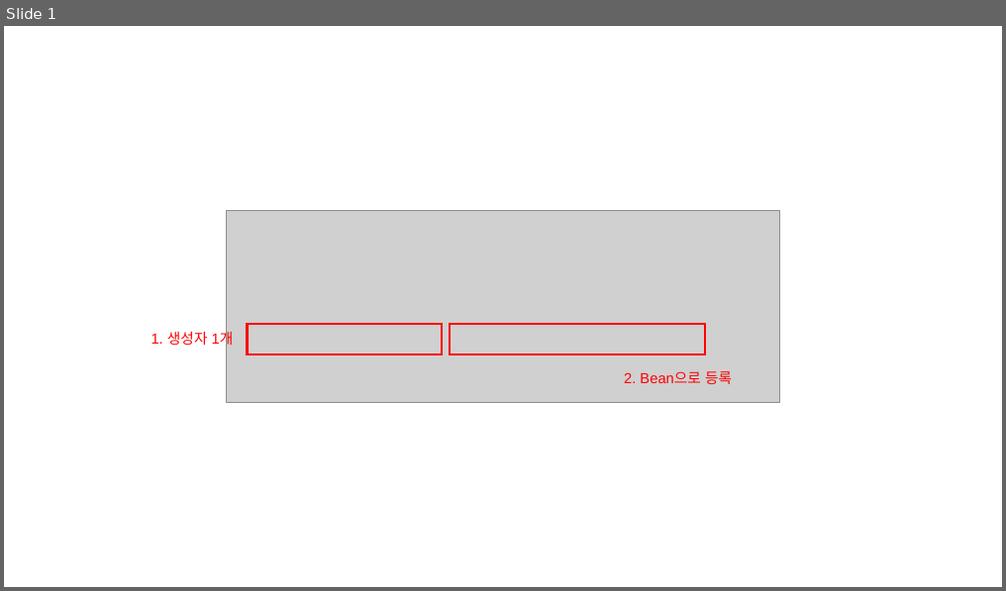
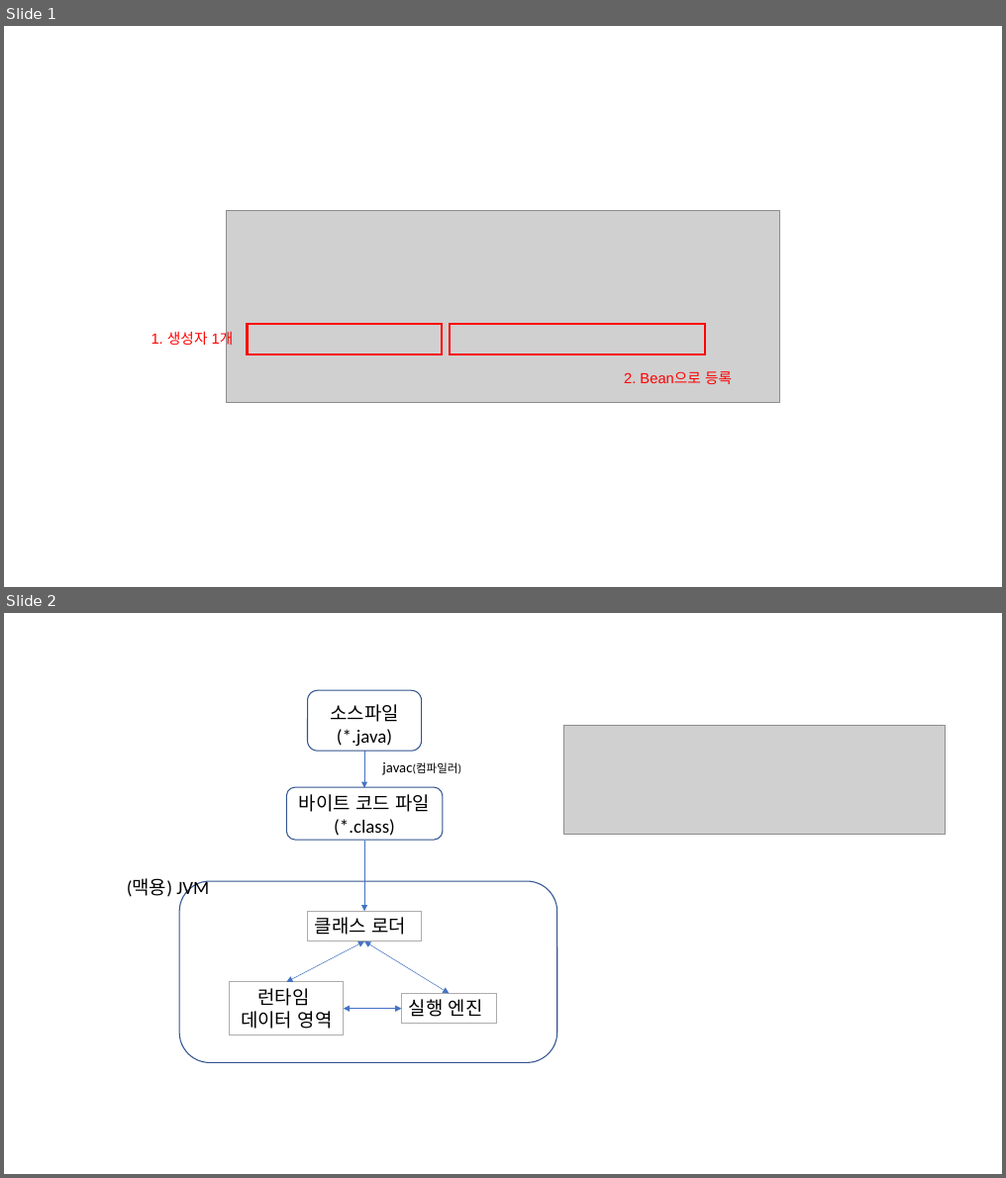
Before and after one commit to osj3474/Spring-Note, a slide deck: 01-예제로 배우는 스프링 입문/assets/image.pptx. Shown one above the other, each under a label of ours: slide 1 before the commit, slides 1 and 2 after it. The pictures are 1006x591 and 1006x1178 pixels, drawn with LibreOffice and Linux fonts; fonts in the diff are those of the drawing; grey boxes stand for pictures. Boxes give left, top, right and bottom in pixels: in the first picture for what was removed or moved away, otherwise in the second. Text is boxed around its words. In the diff, an @@ line names an element or a change of style, - is before the commit and + after.

```diff
--- a/01-예제로 배우는 스프링 입문/assets/image.pptx
+++ b/01-예제로 배우는 스프링 입문/assets/image.pptx
@@ slide 2 added at (4,613,1002,1174), background #FFFFFF @@
@@ rounded rectangle added at (308,690,422,751), outline #325491 1 pt @@
@@ text added at (330,704,399,747), 18 pt, text #000000 @@
+소스파일
+(*.java)
@@ picture added at (563,725,945,833) @@
@@ arrow added from (364, 751) to (364, 788), #4472C4 0.5 pt @@
@@ rounded rectangle added at (286,787,442,840), outline #325491 1 pt @@
@@ text added at (382,762,462,775), 11 pt, text #000000 @@
+javac(컴파일러)
@@ text added at (299,794,430,836), 18 pt, text #000000 @@
+바이트 코드 파일
+(*.class)
@@ arrow added from (364, 842) to (364, 912), #4472C4 0.5 pt @@
@@ text added at (127,879,209,900), 18 pt, text #000000 @@
+(맥용) JVM
@@ rounded rectangle added at (179,881,557,1063), outline #325491 1 pt @@
@@ rectangle added at (308,912,422,942), outline #AFABAB 0.75 pt, 18 pt, text #000000 @@
+클래스 로더
@@ double arrow added from (364, 942) to (286, 982), #4472C4 0.5 pt @@
@@ double arrow added from (364, 942) to (450, 993), #4472C4 0.5 pt @@
@@ rectangle added at (230,982,344,1035), outline #AFABAB 0.75 pt, 18 pt, text #000000 @@
+런타임
+데이터 영역
@@ rectangle added at (402,993,497,1023), outline #AFABAB 0.75 pt, 18 pt, text #000000 @@
+실행 엔진
@@ double arrow added from (344, 1009) to (402, 1009), #4472C4 0.5 pt @@
```
Also in this commit, not shown: 2 other slides added, 2 slides removed, 3 other files.
